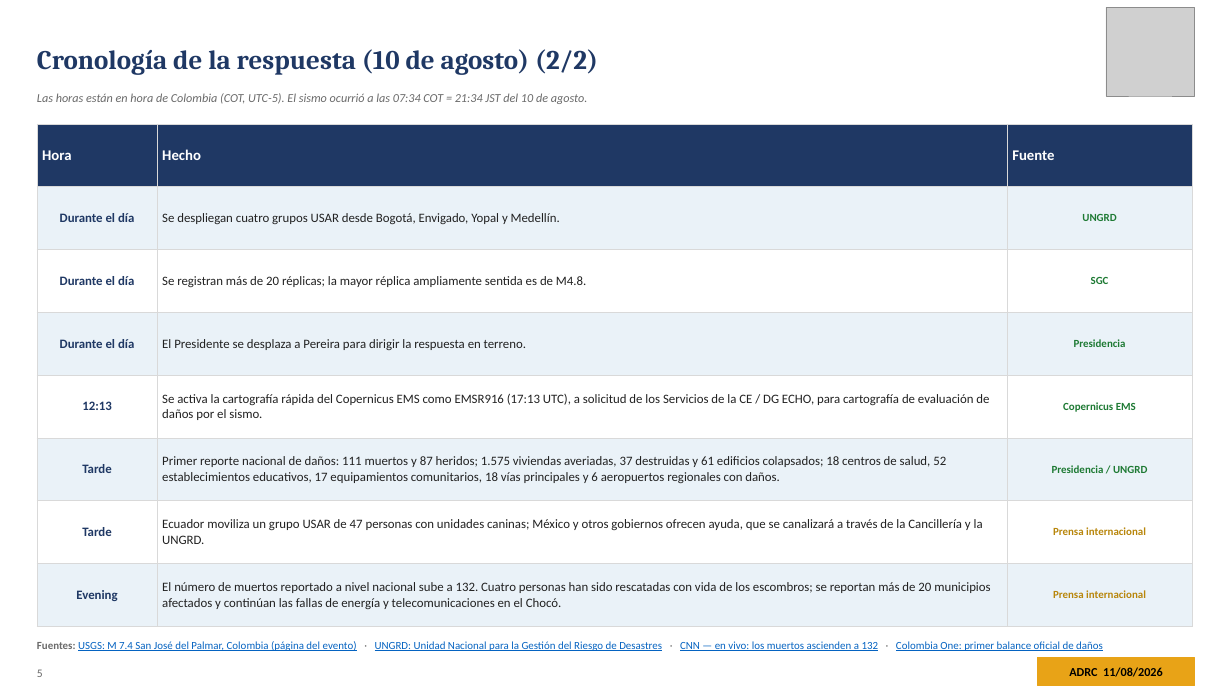
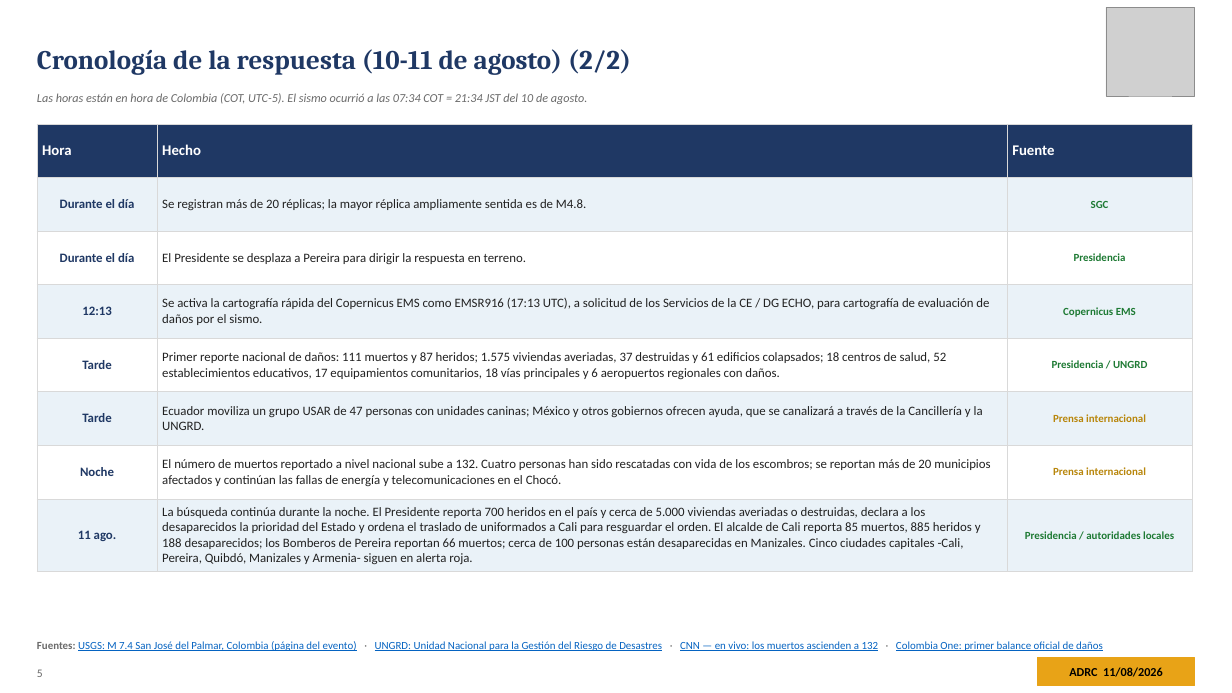
Before and after one commit to kochobi-max/whatsmap, a slide deck: slide 5 of reports/colombia_eq_20260810/output/ADRC_EQ_COL_Choco_20260810_ES.pptx. Drawn at 1232x693 pixels with LibreOffice and Linux fonts; fonts in the diff are those of the drawing; grey boxes stand for pictures. Boxes give left, top, right and bottom in pixels: in the first picture for what was removed or moved away, otherwise in the second. Text is boxed around its words. In the diff, an @@ line names an element or a change of style, - is before the commit and + after.

```diff
--- a/reports/colombia_eq_20260810/output/ADRC_EQ_COL_Choco_20260810_ES.pptx
+++ b/reports/colombia_eq_20260810/output/ADRC_EQ_COL_Choco_20260810_ES.pptx
@@ text at (37,49,631,75): text changed @@
-Cronología de la respuesta (10 de agosto) (2/2)
+Cronología de la respuesta (10-11 de agosto) (2/2)
@@ table at (37,124,1192,568) @@
-row 2: Durante el día | Se despliegan cuatro grupos USAR desde Bogotá, Envigado, Yopal y Medellín. | UNGRD
-row 8: Evening | El número de muertos reportado a nivel nacional sube a 132. Cuatro personas han sido rescatadas con vida de los escombros; se reportan más de 20 municipios afectados y continúan las fallas de energía y telecomunicaciones en el Chocó. | Prensa internacional
+row 7: Noche | El número de muertos reportado a nivel nacional sube a 132. Cuatro personas han sido rescatadas con vida de los escombros; se reportan más de 20 municipios afectados y continúan las fallas de energía y telecomunicaciones en el Chocó. | Prensa internacional
+row 8: 11 ago. | La búsqueda continúa durante la noche. El Presidente reporta 700 heridos en el país y cerca de 5.000 viviendas averiadas o destruidas, declara a los desaparecidos la prioridad del Estado y ordena el traslado de uniformados a Cali para resguardar el orden. El alcalde de Cali reporta 85 muertos, 885 heridos y 188 desaparecidos; los Bomberos de Pereira reportan 66 muertos; cerca de 100 personas están desaparecidas en Manizales. Cinco ciudades capitales -Cali, Pereira, Quibdó, Manizales y Armenia- siguen en alerta roja. | Presidencia / autoridades locales
```
Also in this commit, not shown: 9 other slides changed, 7 other files.
